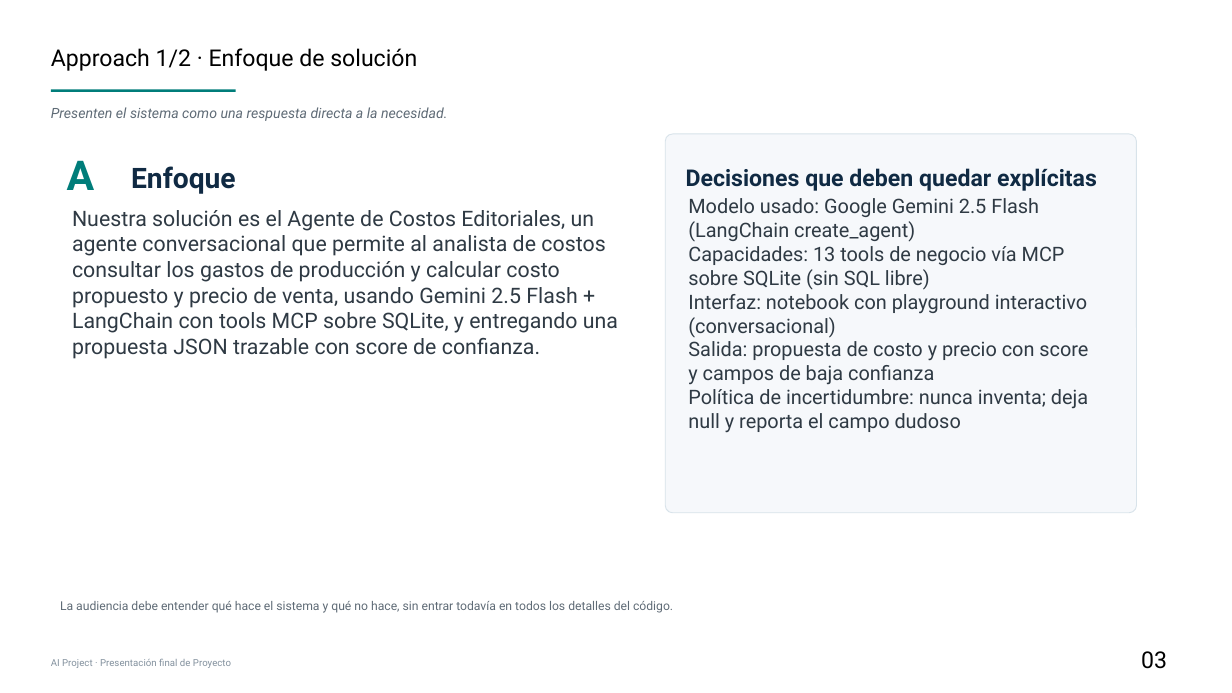
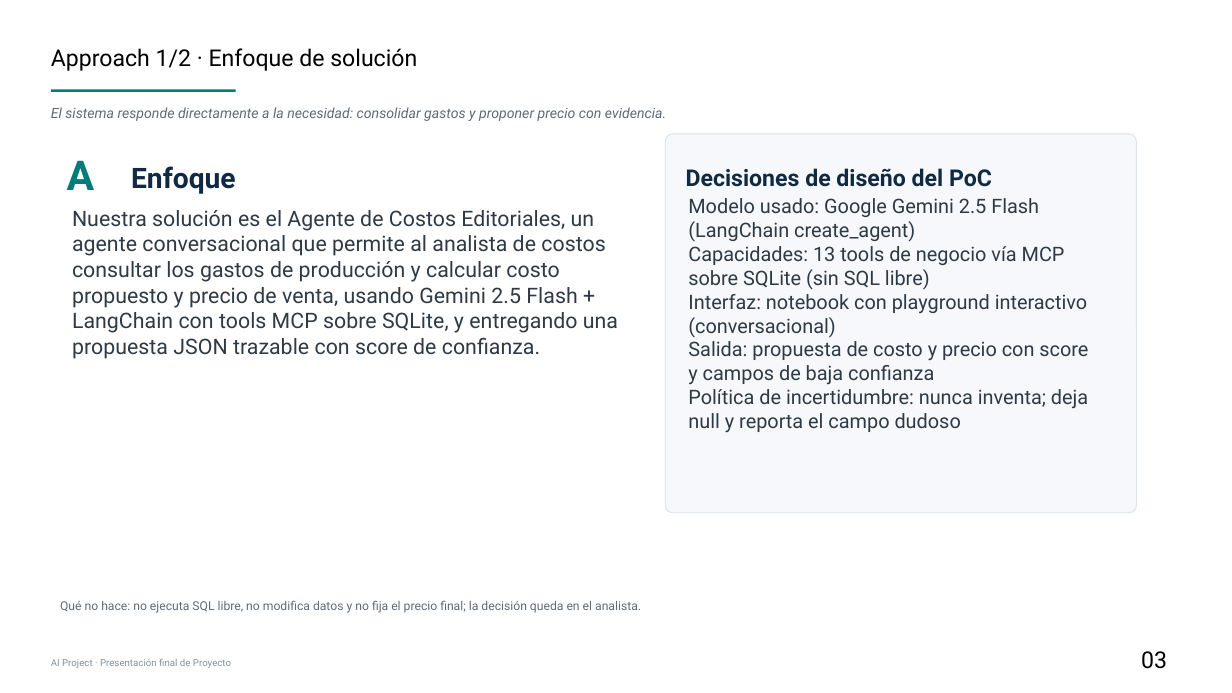
Before and after one commit to IsmaelFlamenco/finalProyectBSG-Ismael, a slide deck: slide 4 of PitchFinalNABC_AgenteCostosEditoriales.pptx. Drawn at 1232x693 pixels with LibreOffice and Linux fonts; fonts in the diff are those of the drawing. Boxes give left, top, right and bottom in pixels: in the first picture for what was removed or moved away, otherwise in the second. Text is boxed around its words. In the diff, an @@ line names an element or a change of style, - is before the commit and + after.

```diff
--- a/PitchFinalNABC_AgenteCostosEditoriales.pptx
+++ b/PitchFinalNABC_AgenteCostosEditoriales.pptx
@@ text at (51,107,666,121): text changed @@
-Presenten el sistema como una respuesta directa a la necesidad.
+El sistema responde directamente a la necesidad: consolidar gastos y proponer precio con evidencia.
@@ text at (686,168,992,187): text changed @@
-Decisiones que deben quedar explícitas
+Decisiones de diseño del PoC
@@ text at (60,601,641,613): text changed @@
-La audiencia debe entender qué hace el sistema y qué no hace, sin entrar todavía en todos los detalles del código.
+Qué no hace: no ejecuta SQL libre, no modifica datos y no fija el precio final; la decisión queda en el analista.
```
Also in this commit, not shown: 7 other slides changed, 4 other files.
